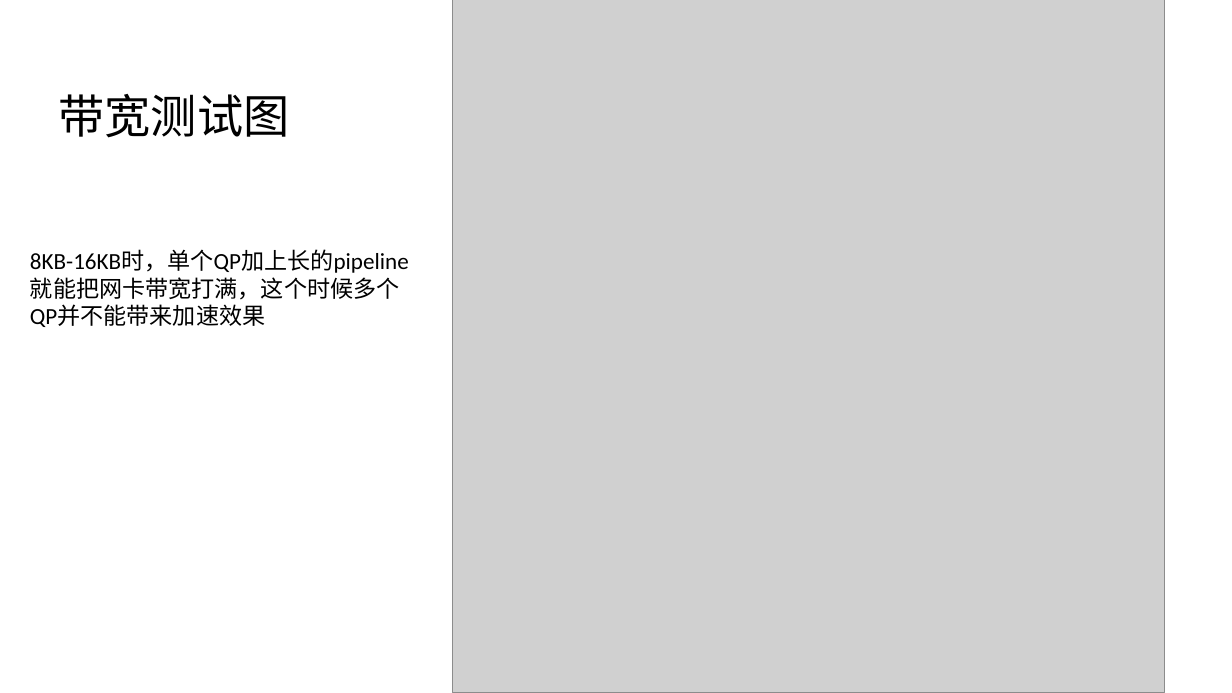
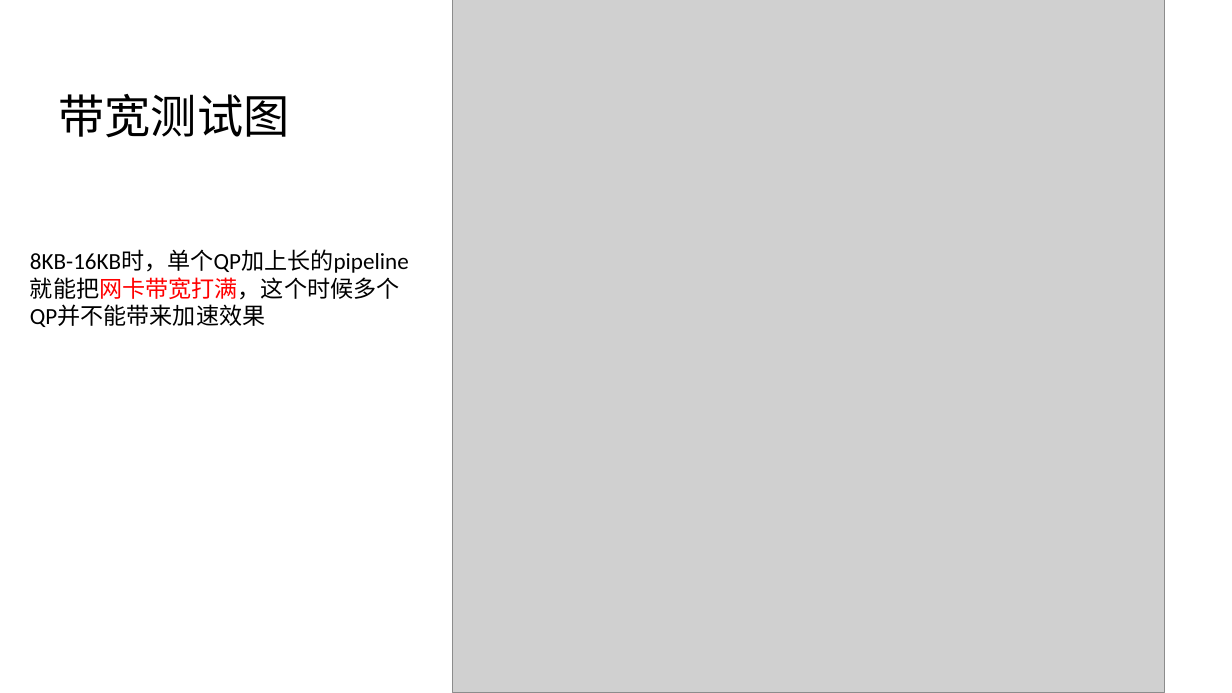
Before and after one commit to qiuhaonan/BookNotes, a slide deck: slide 2 of RDMA_BENCH/QP_PU_test/multi-queue-accelerating-effect.pptx. Drawn at 1232x693 pixels with LibreOffice and Linux fonts; fonts in the diff are those of the drawing; grey boxes stand for pictures. Boxes give left, top, right and bottom in pixels: in the first picture for what was removed or moved away, otherwise in the second. Text is boxed around its words. In the diff, an @@ line names an element or a change of style, - is before the commit and + after.

```diff
--- a/RDMA_BENCH/QP_PU_test/multi-queue-accelerating-effect.pptx
+++ b/RDMA_BENCH/QP_PU_test/multi-queue-accelerating-effect.pptx
@@ text "8KB-16KB时，单个QP加上长的pipeline就能把网卡带宽打满，这个时候多个QP并不能带来加速效果" at [30, 249, 409, 327]: text colour #000000 to #FF0000 in "8KB-16KB时，单个QP加上长的pipeline就能把网卡带宽打满，这个时候多个QP并不能带来加速效果" @@
```
Also in this commit, not shown: 1 other slide changed.
